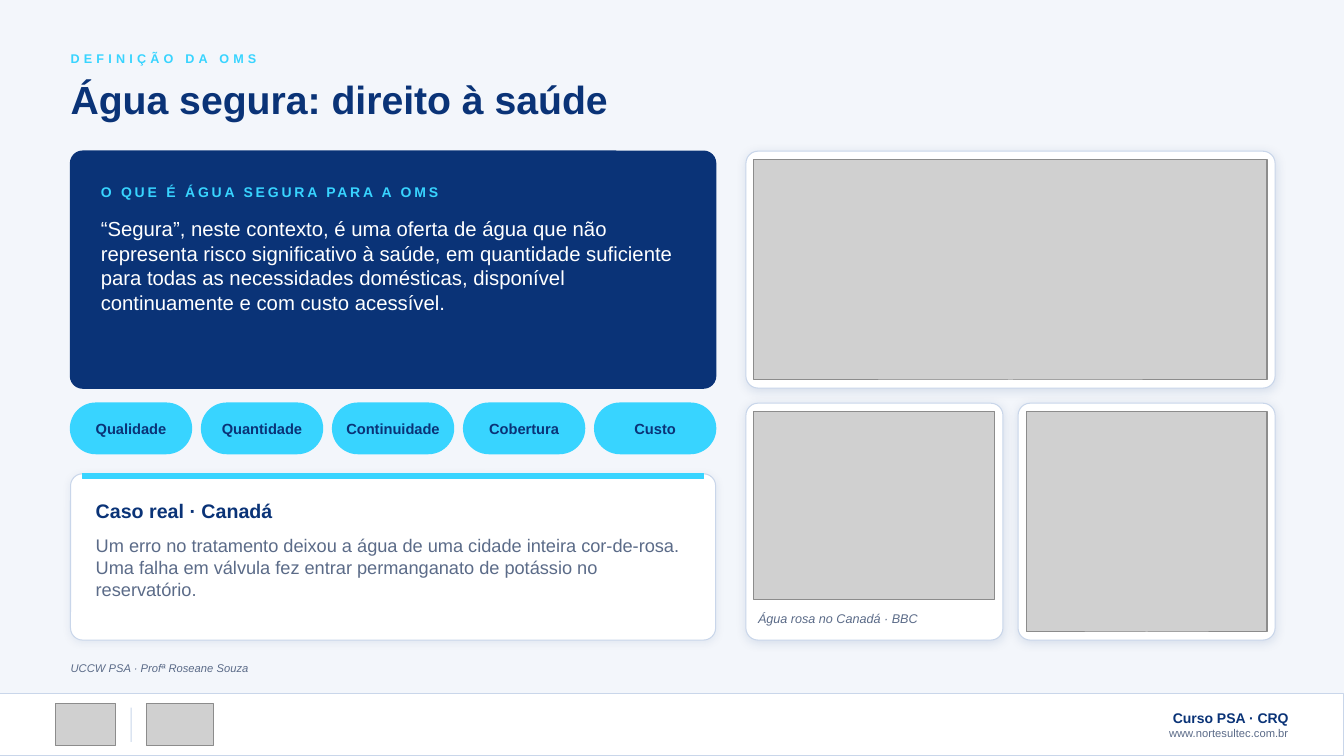
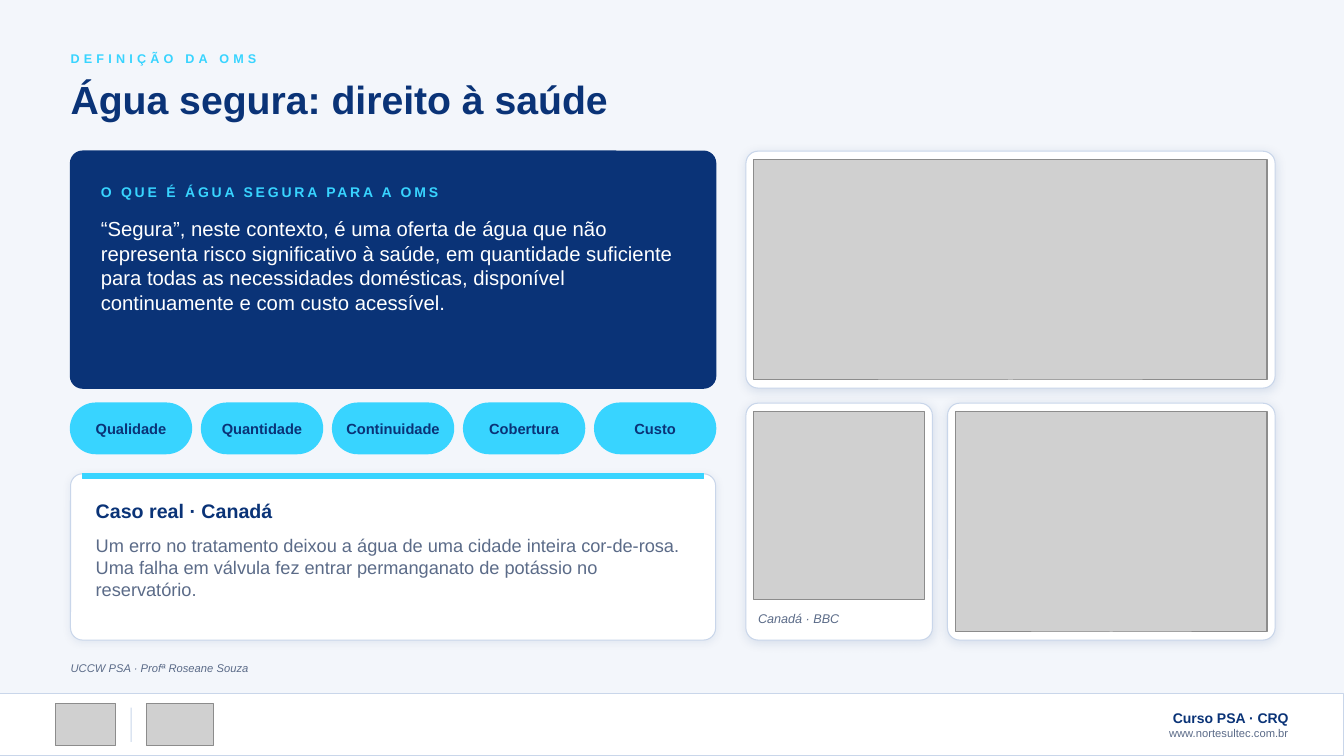
Before and after one commit to victorsntz/norte-sul-portfolio, a slide deck: slide 5 of apresentacoes/Curso-PSA-Plano-de-Seguranca-da-Agua-NorteSul.pptx. Drawn at 1344x756 pixels with LibreOffice and Linux fonts; fonts in the diff are those of the drawing; grey boxes stand for pictures. Boxes give left, top, right and bottom in pixels: in the first picture for what was removed or moved away, otherwise in the second. Text is boxed around its words. In the diff, an @@ line names an element or a change of style, - is before the commit and + after.

```diff
--- a/apresentacoes/Curso-PSA-Plano-de-Seguranca-da-Agua-NorteSul.pptx
+++ b/apresentacoes/Curso-PSA-Plano-de-Seguranca-da-Agua-NorteSul.pptx
@@ rounded rectangle: place and size @@
-rounded rectangle at [746, 403, 1003, 640]
+rounded rectangle at [746, 403, 933, 640]
@@ rounded rectangle at [746, 403, 933, 640]: proportions changed @@
@@ picture: place and size @@
-picture at [754, 411, 995, 600]
+picture at [754, 411, 925, 600]
@@ rounded rectangle: place and size @@
-rounded rectangle at [1018, 403, 1275, 640]
+rounded rectangle at [948, 403, 1275, 640]
@@ picture: place and size @@
-picture at [1026, 411, 1267, 632]
+picture at [956, 411, 1267, 632]
@@ text at [758, 614, 839, 623]: text changed @@
-Água rosa no Canadá · BBC
+Canadá · BBC
```
Also in this commit, not shown: 1 other slide changed, 3 other files.
